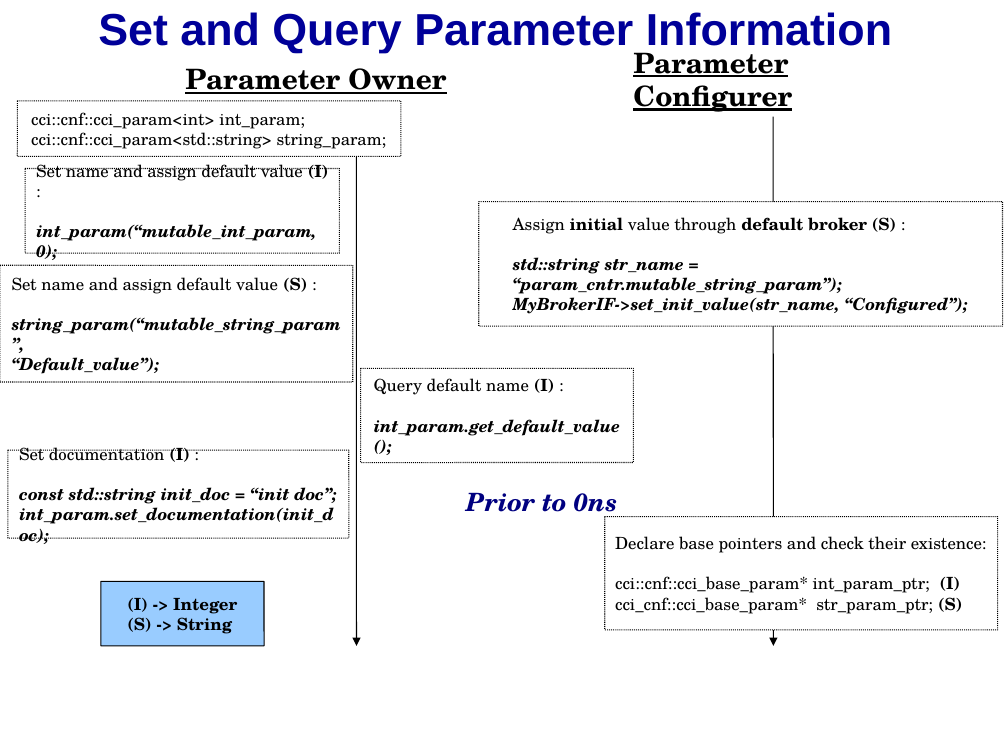
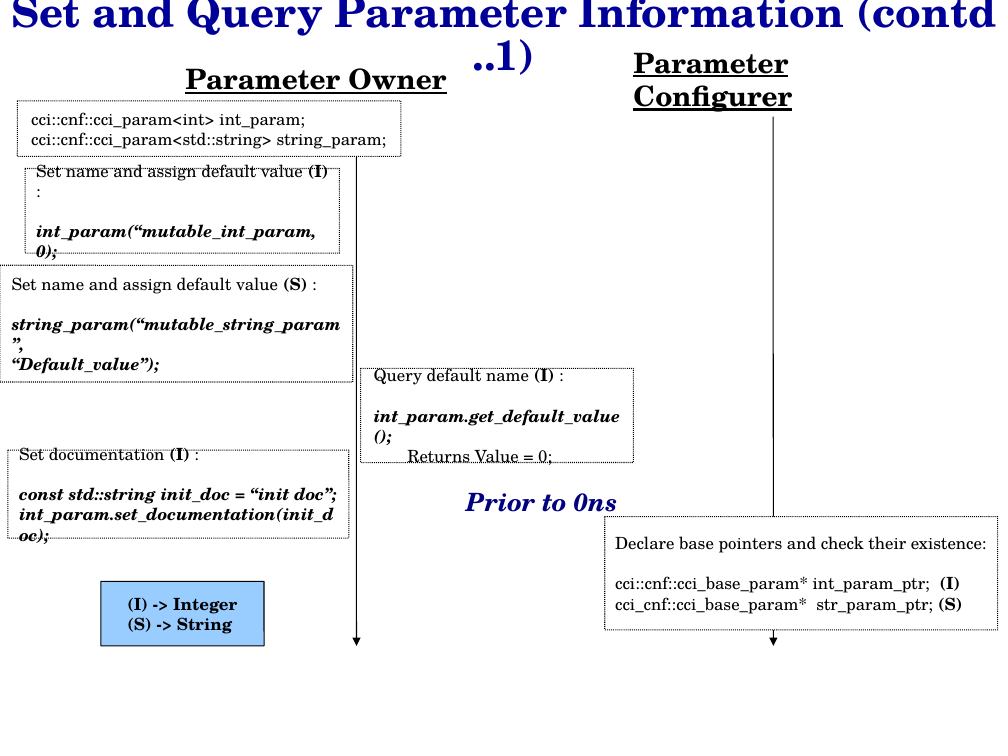
Before and after one commit to accellera-official/cci, a slide deck: slide 4 of examples/ex7_Parameter_Information/docs/ex7_Parameter_Information.ppt (slide 3 before the commit). Drawn at 1008x756 pixels with LibreOffice and Linux fonts; fonts in the diff are those of the drawing; background and template pictures are left out. Boxes give left, top, right and bottom in pixels: in the first picture for what was removed or moved away, otherwise in the second. Text is boxed around its words. In the diff, an @@ line names an element or a change of style, - is before the commit and + after.

Commit message:
Updated example#7 : Assigned initial value to the cci-parameter from within the 'sc_main' before the instantiation of the SC_MODULE(s); Re-arranged code a bit;  Read (local) README.txt for further details

```diff
--- a/examples/ex7_Parameter_Information/docs/ex7_Parameter_Information.ppt
+++ b/examples/ex7_Parameter_Information/docs/ex7_Parameter_Information.ppt
@@ text at (11, 0, 996, 75): text changed; size 32 to 30 pt; font Arial to TeX Gyre Schola @@
-Set and Query Parameter Information
+Set and Query Parameter Information (contd ..1)
@@ rounded rectangle removed at (479, 202, 1003, 327) @@
-Assign initial value through default broker (S) :
-std::string str_name = “param_cntr.mutable_string_param”);
-MyBrokerIF->set_init_value(str_name, “Configured”);
@@ text in rounded rectangle at (407, 449, 552, 465): paragraph added @@
+Returns Value = 0;
```
Also in this commit, not shown: 12 other slides changed, 1 slide added, 5 other files.
